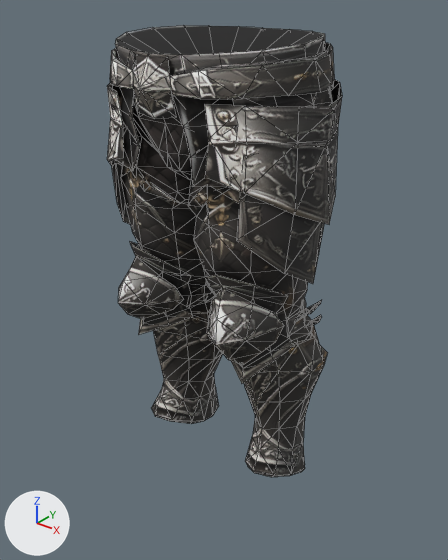
The glTF model godot-client/assets/actors/native/equipment/ceremonial_knight_greaves_08.glb as it was, and as the next commit left it.
Before and after are seen from a 50 mm camera at (0.704, -0.841, 1.168) aimed at (-0.006, 0.047, 0.618). Arrows for +X, +Y and +Z are at lower left; the lights stay in place. The first picture is the older version. Mesh edges are drawn as thin lines. Vertices at exactly the same position are counted once.

The older version as bpy lines, for what is in view:
```python
me_blackened_cuisses = bpy.data.meshes.new('Blackened Cuisses')
me_blackened_cuisses.from_pydata(...)  # 848 vertices, 1436 faces; spans x -0.249..0.239, y -0.162..0.204, z 0.184..1.088
me_blackened_cuisses.materials.append(mat_blackened_cuisses_base)  # picture img_image_0
ob_blackened_cuisses = bpy.data.objects.new('Blackened Cuisses', me_blackened_cuisses)
ob_blackened_cuisses.location = (0.0, 0.0, 0.0)
```
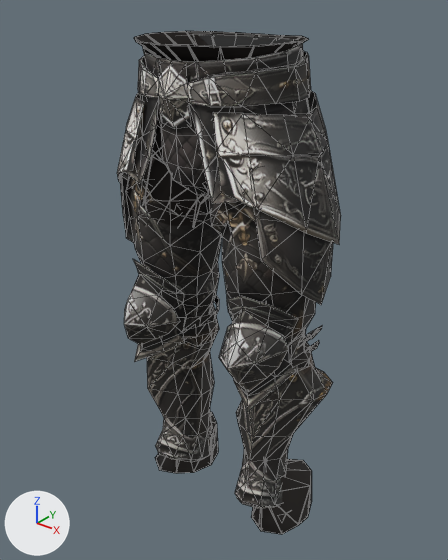
Patch to the scene script:
```diff
--- a/godot-client/assets/actors/native/equipment/ceremonial_knight_greaves_08.glb.py
+++ b/godot-client/assets/actors/native/equipment/ceremonial_knight_greaves_08.glb.py
@@ mat_blackened_cuisses_backing @@
+mat_blackened_cuisses_backing = principled_material('Blackened Cuisses Backing')
+mat_blackened_cuisses_backing.base_color = (0.0242, 0.0194, 0.0168)  # black #2b2623
+mat_blackened_cuisses_backing.roughness = 1.0
@@ me_blackened_cuisses @@
 # used by ob_blackened_cuisses; location = (0.0, 0.0, 0.0)
-me_blackened_cuisses.from_pydata(...)  # 848 vertices, 1436 faces; spans x -0.249..0.239, y -0.162..0.204, z 0.184..1.088
+me_blackened_cuisses.from_pydata(...)  # 848 vertices, 1436 faces; spans x -0.254..0.254, y -0.118..0.181, z 0.1..1.075
+# me_blackened_cuisses part 1: the loose piece of 16 vertices spanning x -0.197..-0.021, y -0.01..0.139, z 0.559..0.609 is scaled about its middle by (0.883, 0.889, 1.08), then moved by (-0.001, -0.015, -0.053)
+# me_blackened_cuisses part 2: the loose piece of 10 vertices spanning x 0.186..0.194, y 0.011..0.094, z 0.601..0.621 is scaled about its middle by (0.883, 0.894, 1.08), then moved by (0.009, -0.001, -0.05)
+# me_blackened_cuisses part 3: the loose piece of 16 vertices spanning x 0.005..0.179, y -0.014..0.134, z 0.559..0.609 is scaled about its middle by (0.883, 0.894, 1.08), then moved by (0.016, -0.005, -0.053)
+# me_blackened_cuisses part 4: the loose piece of 7 vertices spanning x 0.189..0.196, y 0.038..0.099, z 0.573..0.587 is scaled about its middle by (0.883, 0.894, 1.08), then moved by (0.004, -0.006, -0.053)
+# me_blackened_cuisses part 5: 781 of 848 vertices moved; they spanned x -0.249..0.239, y -0.162..0.204, z 0.184..1.088 and now span x -0.254..0.254, y -0.118..0.181, z 0.1..1.075; mean shift (0.005, -0.004, -0.043); largest move (-0.16, 0.153, 0.184) -> (-0.128, 0.108, 0.1)
+# other edits to the shape of me_blackened_cuisses do not show in these pictures
 me_blackened_cuisses.materials.append(mat_blackened_cuisses_base)
@@ me_generatedlegbackingwithboots @@
+me_generatedlegbackingwithboots.from_pydata(...)  # 860 vertices, 1716 faces; spans x -0.198..0.197, y -0.105..0.161, z 0.05..1.081
+me_generatedlegbackingwithboots.materials.append(mat_blackened_cuisses_backing)  # black #2b2623
@@ me_generatedlegbacking @@
+me_generatedlegbacking.from_pydata(...)  # 860 vertices, 1716 faces; spans x -0.206..0.205, y -0.105..0.163, z 0.05..1.081
+me_generatedlegbacking.materials.append(mat_blackened_cuisses_backing)  # black #2b2623
@@ ob_generatedlegbackingwithboots @@
+ob_generatedlegbackingwithboots = bpy.data.objects.new('GeneratedLegBackingWithBoots', me_generatedlegbackingwithboots)
+ob_generatedlegbackingwithboots.location = (0.0, 0.0, 0.0)
@@ ob_generatedlegbacking @@
+ob_generatedlegbacking = bpy.data.objects.new('GeneratedLegBacking', me_generatedlegbacking)
+ob_generatedlegbacking.location = (0.0, 0.0, 0.0)
```

Pixel boxes (x1, y1, x2, y2) of what changed, in the pictures (448 x 560 px; the box of a moved part takes in the faces that stretch with it):
'Blackened Cuisses', reshaped: before (107, 25, 342, 477); after (117, 34, 341, 508)
'GeneratedLegBacking', added: after (134, 31, 312, 534)
'GeneratedLegBackingWithBoots', added (mostly hidden): after (251, 507, 258, 520)
part 1 of me_blackened_cuisses, moved or reshaped: before (190, 292, 215, 306); after (184, 295, 219, 330)
part 2 of me_blackened_cuisses, moved or reshaped: before (294, 300, 322, 323); after (298, 326, 322, 348)
part 3 of me_blackened_cuisses, moved or reshaped: before (287, 298, 306, 336); after (291, 330, 306, 361)
part 4 of me_blackened_cuisses, moved or reshaped: before (306, 315, 322, 327); after (305, 340, 319, 353)
part 5 of me_blackened_cuisses, moved or reshaped: before (107, 25, 342, 477); after (117, 34, 341, 508)
